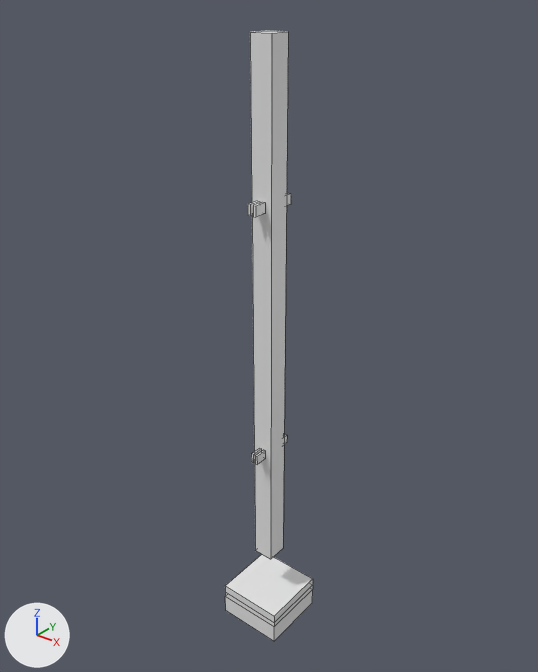
Renders of the Blender file Assets/models/blendFiles/fence-bothsides.blend from each side of a commit.
Rendered twice from a 50 mm lens placed at (0.973, -1.218, 1.6), pointed at (-0.024, 0.029, 0.827). Lighting does not change. The marker at lower left points along +X, +Y and +Z. The picture after the commit comes second. Mesh edges are drawn as thin lines.
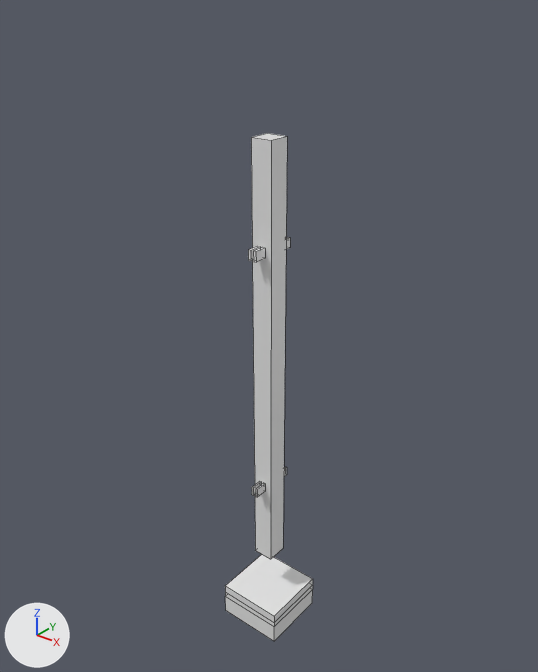
Diff of the bpy script that builds the scene:
```diff
--- a/Assets/models/blendFiles/fence-bothsides.blend.py
+++ b/Assets/models/blendFiles/fence-bothsides.blend.py
@@ me_cube_002 @@
 # used by ob_cube; location = (0.0, 0.0, 0.0); scale = (0.15, 0.15, 2.14)
 # before: 6 (-0.176, -0.176, 0.7) at pixel (250, 32), 7 (-0.176, 0.176, 0.7) at pixel (267, 30), 34 (0.176, -0.176, 0.7) at pixel (271, 33), 35 (0.176, 0.176, 0.7) at pixel (288, 31)
-me_cube_002.from_pydata(...)  # 88 vertices, 68 faces; spans x -0.575..0.575, y -0.575..0.575, z 0.0..0.7
+me_cube_002.from_pydata(...)  # 88 vertices, 68 faces; spans x -0.575..0.575, y -0.575..0.575, z 0.0..0.607
+# me_cube_002 part 1: the loose piece of 8 vertices spanning x -0.058..-0.025, y -0.392..-0.18, z 0.243..0.254 is moved by (0.0, 0.0, -0.047)
+# me_cube_002 part 2: the loose piece of 8 vertices spanning x -0.072..-0.025, y -0.392..-0.18, z 0.535..0.546 is moved by (0.0, 0.0, -0.047)
+# me_cube_002 part 3: the loose piece of 8 vertices spanning x 0.025..0.058, y -0.392..-0.18, z 0.243..0.254 is moved by (0.0, 0.0, -0.047)
+# me_cube_002 part 4: the loose piece of 8 vertices spanning x 0.025..0.072, y -0.392..-0.18, z 0.535..0.546 is moved by (0.0, 0.0, -0.047)
+# me_cube_002 part 5: the loose piece of 8 vertices spanning x 0.025..0.058, y 0.199..0.411, z 0.243..0.254 is moved by (0.0, 0.0, -0.047)
+# me_cube_002 part 6: the loose piece of 8 vertices spanning x 0.025..0.072, y 0.199..0.411, z 0.535..0.546 is moved by (0.0, 0.0, -0.047)
+# me_cube_002 part 7
+for i in [6, 7, 34, 35]: me_cube_002.vertices[i].co += Vector((0.0, 0.0, -0.093))
+# other edits to the shape of me_cube_002 do not show in these pictures
 me_cube_002.materials.append(mat_metal)
```

Where the change shows, as pixel boxes (x1, y1, x2, y2) in the pictures (538 x 672 px; the box of a moved part takes in the faces that stretch with it):
'Cube', reshaped (17% shorter): before (225, 30, 313, 641); after (225, 133, 313, 641)
part 1 of me_cube_002, moved or reshaped: before (251, 448, 261, 463); after (252, 481, 261, 496)
part 2 of me_cube_002, moved or reshaped: before (248, 201, 260, 216); after (248, 246, 260, 261)
part 3 of me_cube_002, moved or reshaped: before (255, 450, 265, 464); after (256, 483, 265, 497)
part 4 of me_cube_002, moved or reshaped: before (253, 202, 265, 217); after (253, 248, 265, 262)
part 5 of me_cube_002, moved or reshaped: before (284, 434, 287, 445); after (284, 467, 287, 477)
part 6 of me_cube_002, moved or reshaped: before (287, 193, 291, 206); after (286, 237, 290, 249)
part 7 of me_cube_002, moved or reshaped: before (250, 30, 288, 523); after (251, 133, 287, 523)
